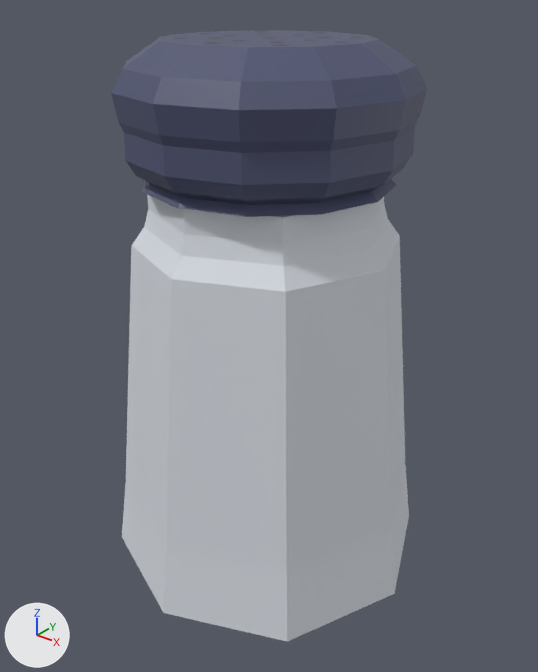
The FBX model Assets/Model/f_peppershaker.fbx, before and after one commit.
Before and after are seen from a 50 mm camera at (1.061, -1.974, 1.228) aimed at (0.889, -1.759, 1.095). Arrows for +X, +Y and +Z are at lower left; the lights stay in place. The older version comes first. Where no turn or scale is listed for an object, it has been applied to the vertices.

Names of what the first picture shows: 'pepper_cap.001', 'peppershaker_body.001'.
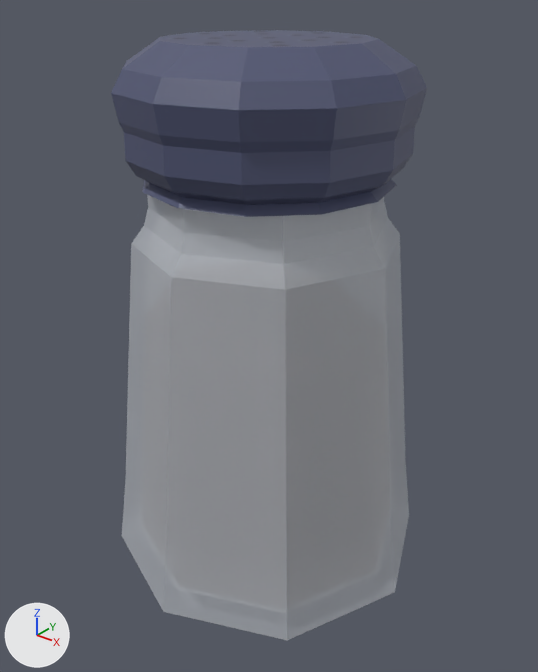
The newer file is also turned or shifted as a whole; pictures and numbers use the older file's frame.

Pixel boxes (x1, y1, x2, y2) of what changed, in the pictures (538 x 672 px):
'peppershaker_body.001', surface changed, moved (darker): before (122, 195, 409, 642); after (122, 195, 409, 640)

Edits to the bpy script that builds the scene:
```text
Add img_t_colors_png:
    img_t_colors_png = load_image('t_colors.png', '../Materials/t_colors.png', 2048, 2048, 'sRGB')
Change mat_t_colors_transparent:
    mat_t_colors_transparent.texture: img_t_colors__2__png -> img_t_colors_png  # with its transparency -> not seen
    mat_t_colors_transparent.alpha: 1.0 -> 0.4
Change ob_peppershaker_body_001:
    ob_peppershaker_body_001.location: (0.8878, -1.7581, 1.0942) -> (0.8878, -1.7581, 1.0949)
```
